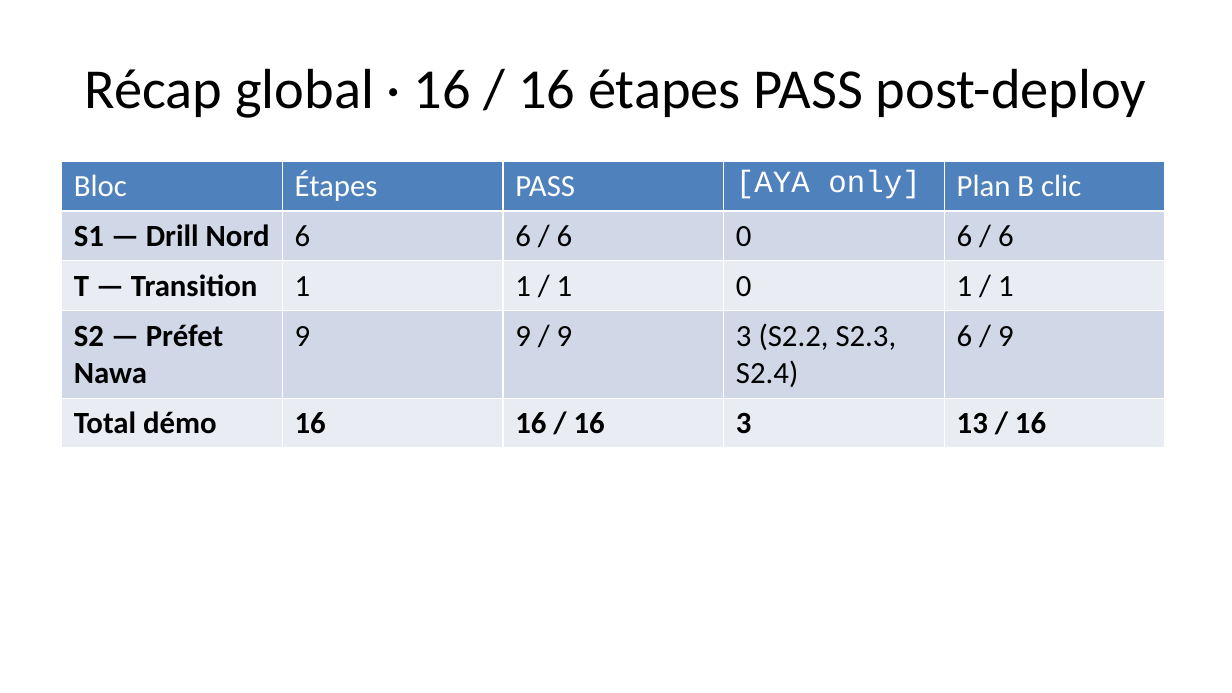
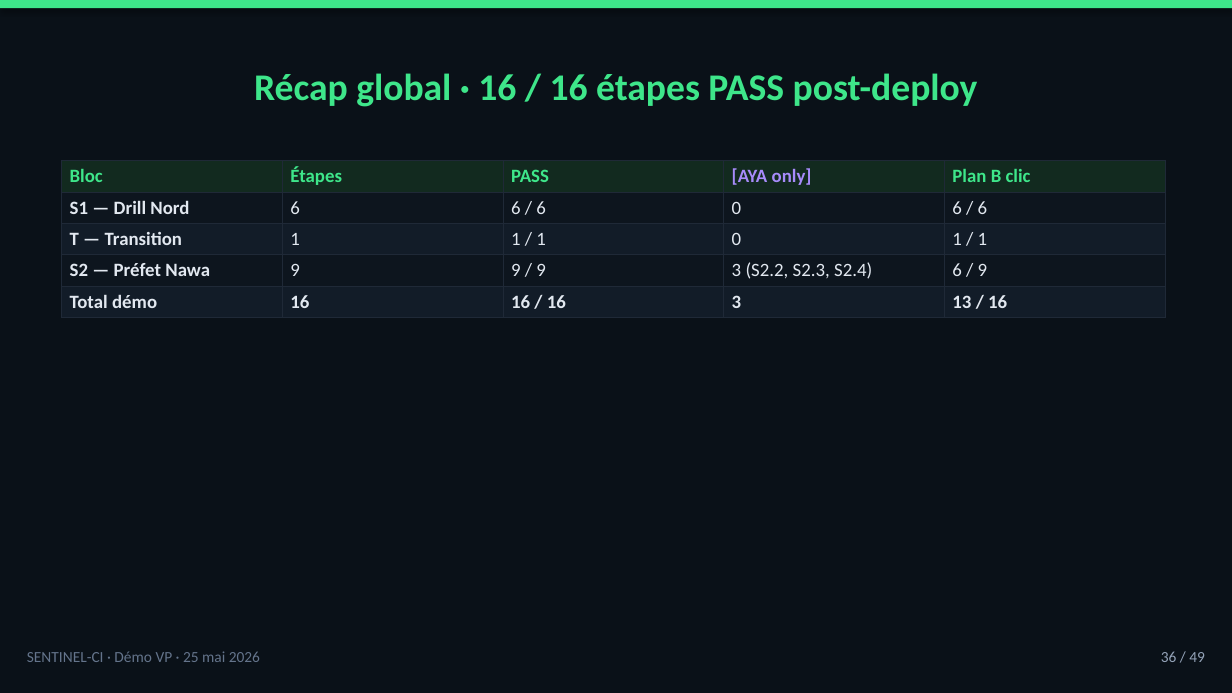
Before and after one commit to tishacian/hyusai, a slide deck: slide 36 of docs/sentinel-ci-demo-deck-2026-05-25.pptx. Drawn at 1232x693 pixels with LibreOffice and Linux fonts; fonts in the diff are those of the drawing. Boxes give left, top, right and bottom in pixels: in the first picture for what was removed or moved away, otherwise in the second. Text is boxed around its words. In the diff, an @@ line names an element or a change of style, - is before the commit and + after.

```diff
--- a/docs/sentinel-ci-demo-deck-2026-05-25.pptx
+++ b/docs/sentinel-ci-demo-deck-2026-05-25.pptx
@@ background #FFFFFF to #0A1118 @@
@@ rectangle added at <box>0,0,1232,9</box>, fill #3EE68A @@
@@ title "Récap global · 16 / ..." at <box>254,73,978,107</box>: size 33 to 22 pt, text colour #000000 to #3EE68A, bold on @@
@@ table at <box>62,161,1164,618</box> @@
@@ fill #4F81BD to #122A1F in row 1 @@
@@ fill #D0D8E8 to #0D151E in 10 cells @@
@@ fill #E9EDF4 to #121C28 in 10 cells @@
@@ size 18 to 11 pt @@
@@ text colour #FFFFFF to #3EE68A in "Bloc", "Étapes", "PASS", "Plan B clic" @@
@@ bold on in "Bloc", "Étapes", "PASS", "[AYA only]" and 1 more places @@
@@ font Courier New to Calibri, text colour #FFFFFF to #A78BFA in "[AYA only]" @@
@@ text colour #000000 to #E2E8F0 in "S1 — Drill Nord", "6", "6 / 6", "0" and 16 more places @@
@@ borders changed @@
@@ text added at <box>27,651,260,662</box>, 9 pt, text #64748B @@
+SENTINEL-CI · Démo VP · 25 mai 2026
@@ text added at <box>1161,651,1205,662</box>, 9 pt, text #94A3B8 @@
+36 / 49
```
Also in this commit, not shown: 47 other slides changed, 1 slide added, 1 slide removed, 20 other files.
